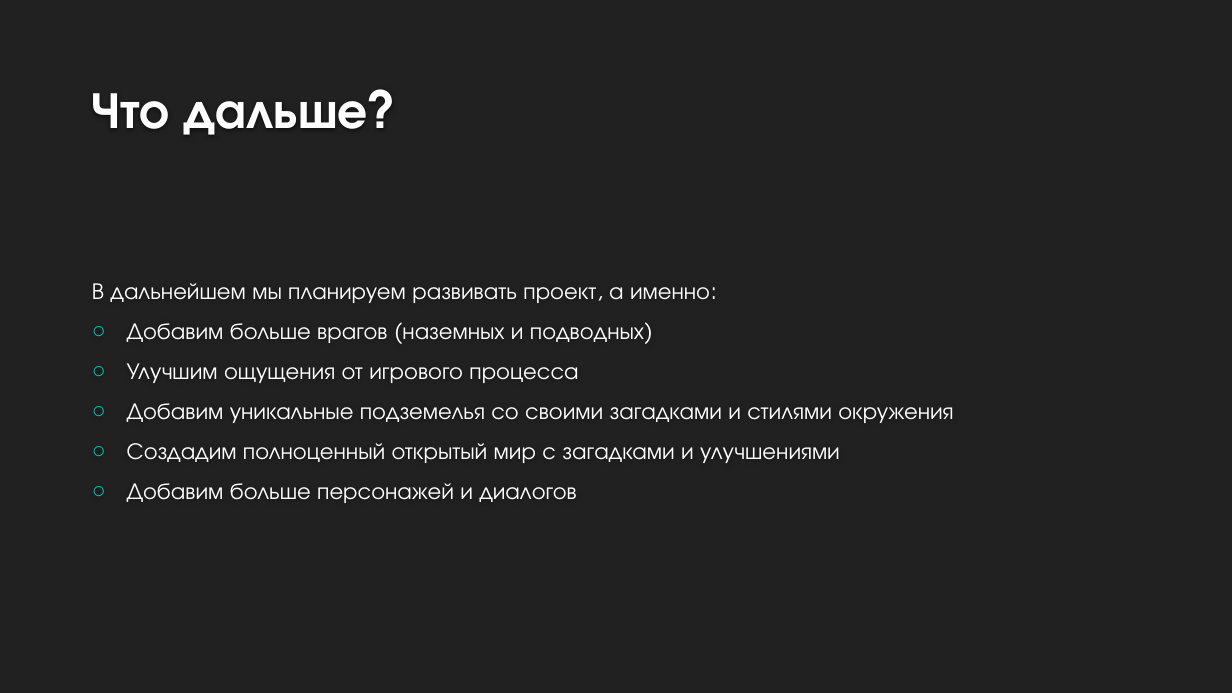
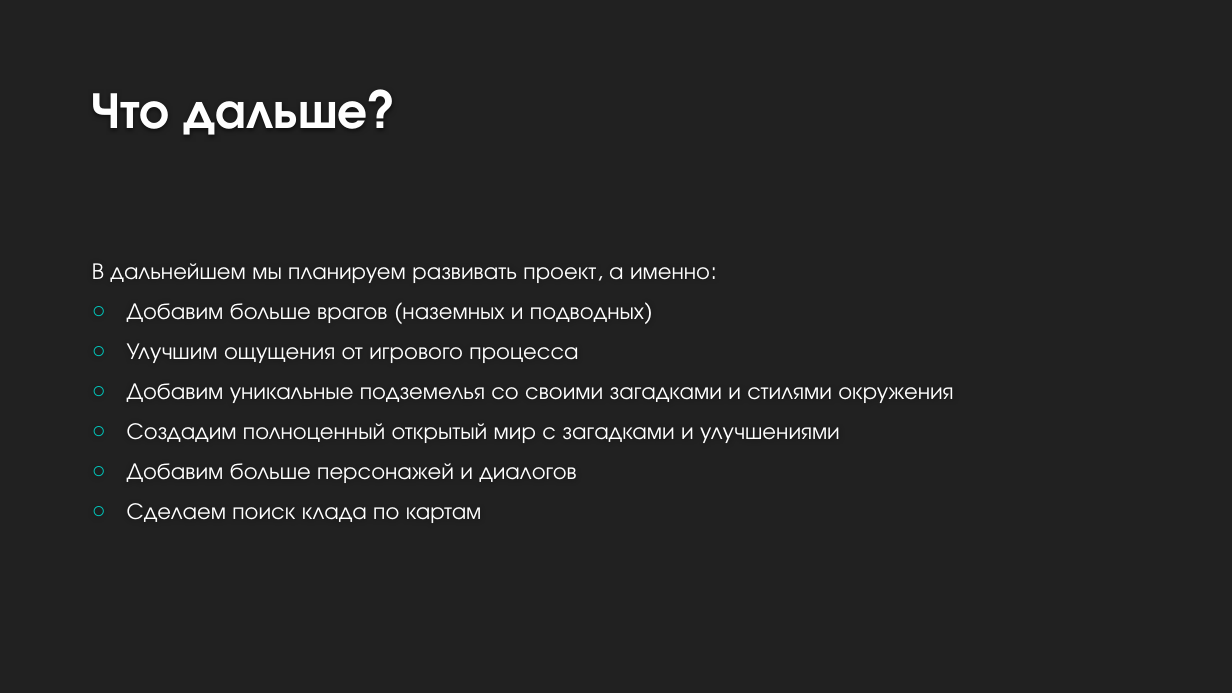
Before and after one commit to MixelTe/The-Legend-of-Pirate, a slide deck: slide 9 of docs/The Legend of Pirate.pptx (slide 5 before the commit). Drawn at 1232x693 pixels with LibreOffice and Linux fonts; fonts in the diff are those of the drawing; background and template pictures are left out. Boxes give left, top, right and bottom in pixels: in the first picture for what was removed or moved away, otherwise in the second. Text is boxed around its words. In the diff, an @@ line names an element or a change of style, - is before the commit and + after.

```diff
--- a/docs/The Legend of Pirate.pptx
+++ b/docs/The Legend of Pirate.pptx
@@ text at <box>127,503,482,523</box>: paragraph added @@
+○ Сделаем поиск клада по картам
```
Also in this commit, not shown: 1 other slide changed, 4 slides added, 1 slide removed, 5 other files.
